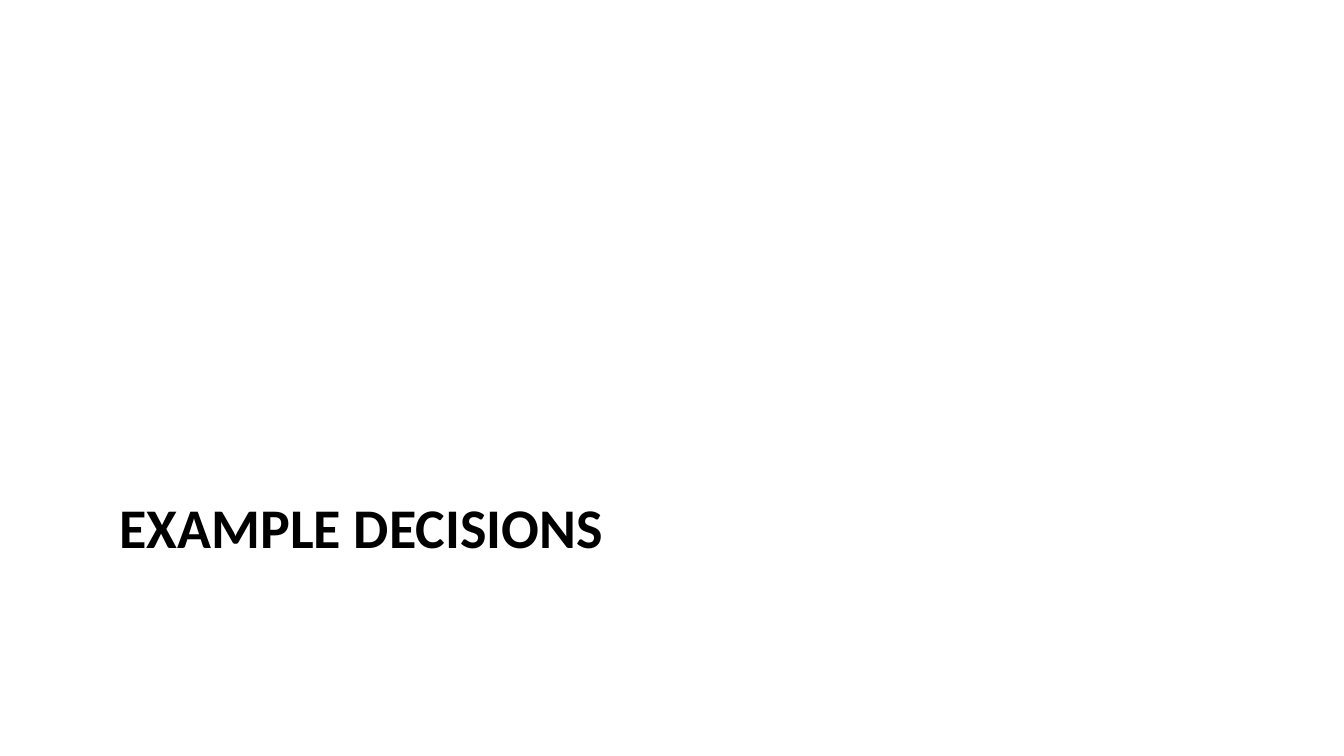
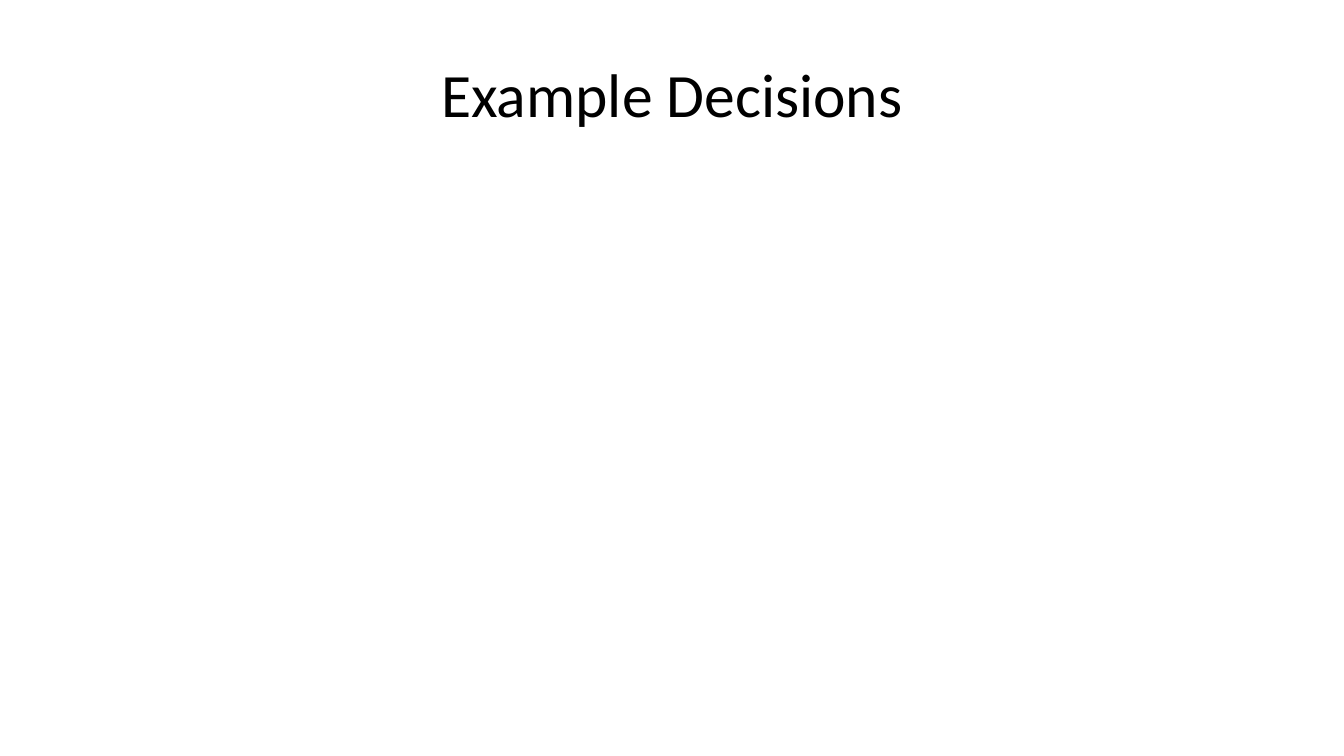
Before and after one commit to CEVE-421-521/ceve-421-521.github.io, a slide deck: slide 11 of lectures/week-01/index.pptx (slide 12 before the commit). Drawn at 1344x756 pixels with LibreOffice and Linux fonts; fonts in the diff are those of the drawing. Boxes give left, top, right and bottom in pixels: in the first picture for what was removed or moved away, otherwise in the second. Text is boxed around its words. In the diff, an @@ line names an element or a change of style, - is before the commit and + after.

```diff
--- a/lectures/week-01/index.pptx
+++ b/lectures/week-01/index.pptx
@@ title "Example Decisions" at (x1=441, y1=74, x2=903, y2=127): vertical alignment top to middle @@
@@ title at (x1=441, y1=74, x2=903, y2=127): text changed; size 30 to 33 pt; bold off @@
-EXAMPLE DECISIONS
+Example Decisions
```
Also in this commit, not shown: 7 other slides changed, 5 slides added, 6 slides removed, 54 other files.
